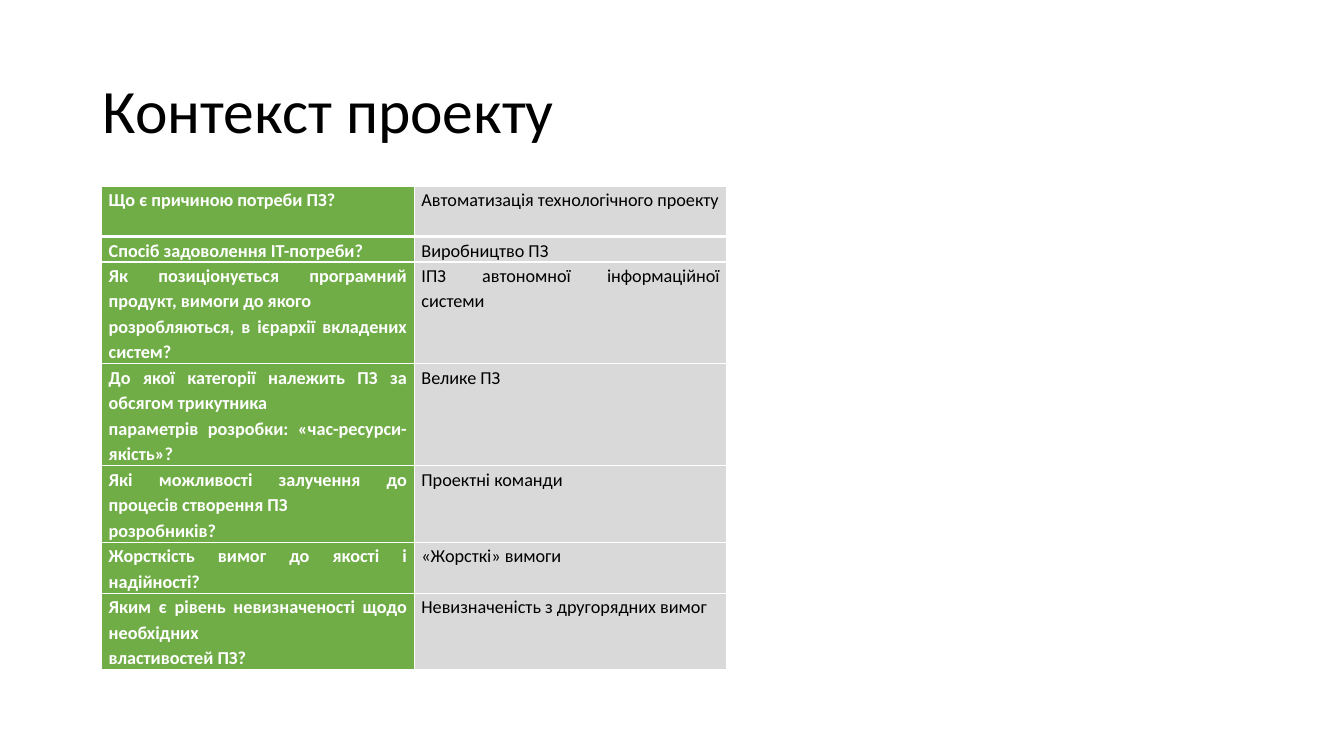
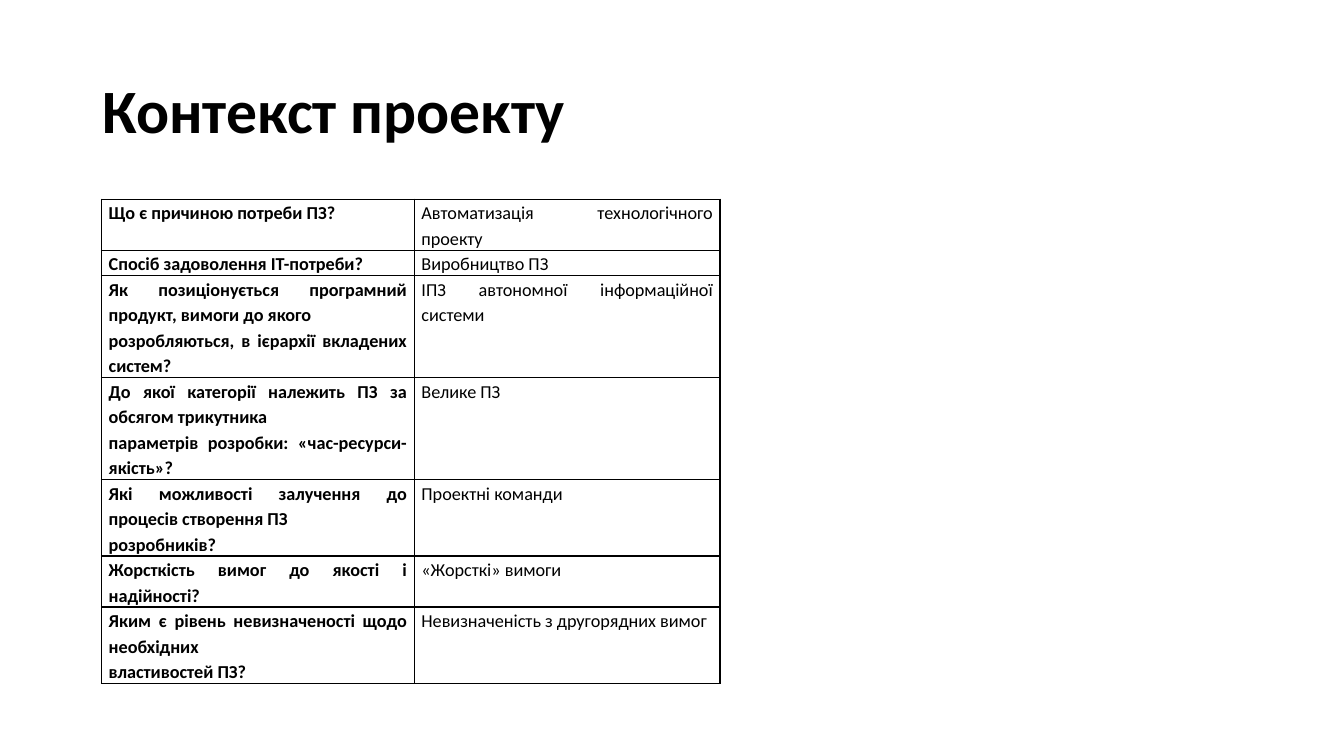
Before and after one commit to d3mage/elektronna_kafedra, a slide deck: slide 2 of elektronna_kafedra.pptx. Drawn at 1344x756 pixels with LibreOffice and Linux fonts; fonts in the diff are those of the drawing. Boxes give left, top, right and bottom in pixels: in the first picture for what was removed or moved away, otherwise in the second. Text is boxed around its words. In the diff, an @@ line names an element or a change of style, - is before the commit and + after.

```diff
--- a/elektronna_kafedra.pptx
+++ b/elektronna_kafedra.pptx
@@ title "Контекст проекту" at (102,93,565,143): bold on @@
@@ table at (102,200,720,682) @@
@@ fill #70AD47 to #FFFFFF in 7 cells @@
@@ fill #D9D9D9 to #FFFFFF in 7 cells @@
@@ text colour #FFFFFF to #000000 in "Що є причиною потреби ПЗ?", "Спосіб задоволення ІТ-потреби?", "Як позиціонується програмний продукт, вимоги до якого", "розробляються, в ієрархії вкладених систем?" and 7 more places @@
@@ borders changed @@
@@ table: place and size @@
-table at (102,187,727,674)
+table at (102,200,720,682)
```
Also in this commit, not shown: 4 other slides changed, 2 slides added, 1 slide removed, 2 other files.
